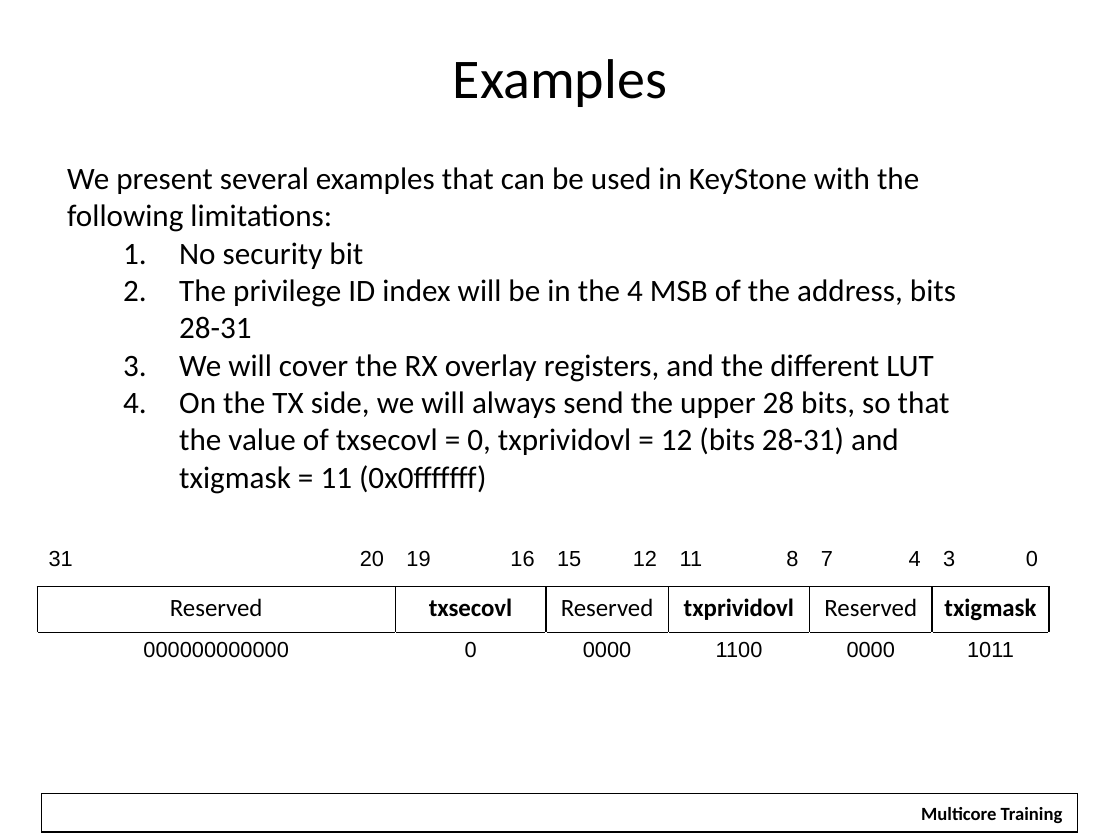
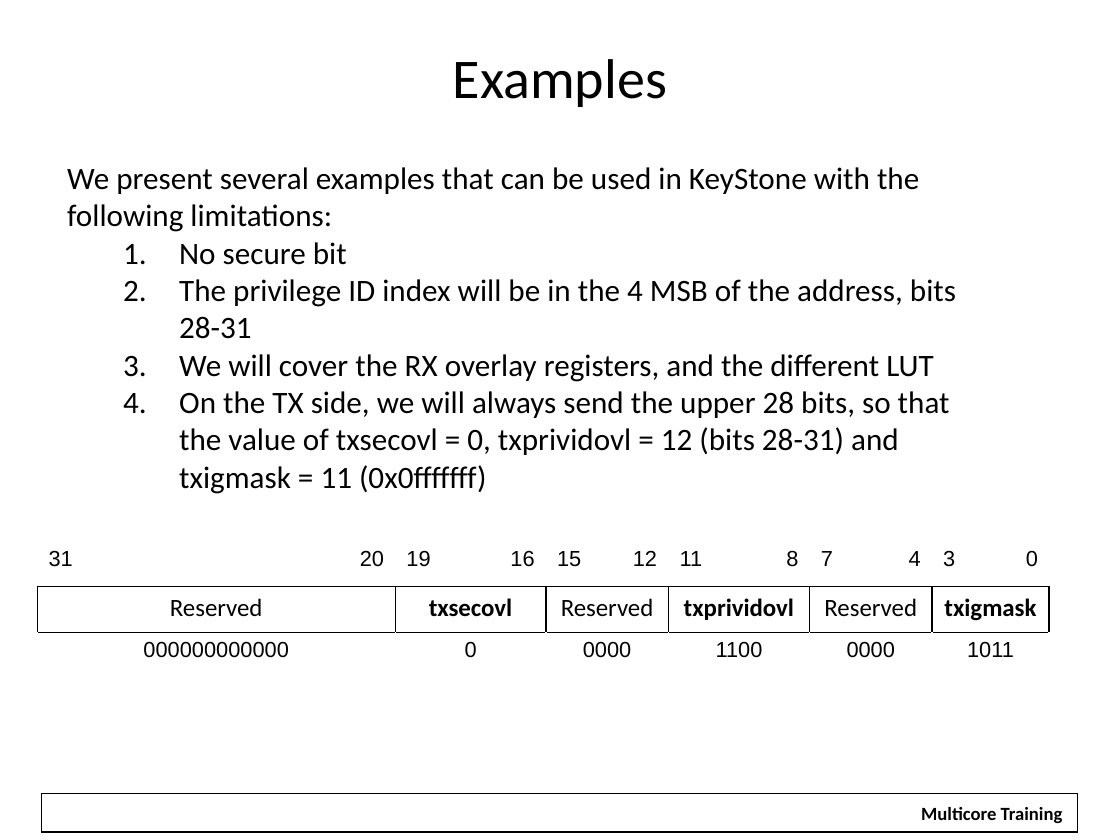
Before and after one commit to hari1989/keystone-workshop, a slide deck: slide 27 of slides/Intro to Hyperlink.pptx (slide 28 before the commit). Drawn at 1120x840 pixels with LibreOffice and Linux fonts; fonts in the diff are those of the drawing; background and template pictures are left out. Boxes give left, top, right and bottom in pixels: in the first picture for what was removed or moved away, otherwise in the second. Text is boxed around its words. In the diff, an @@ line names an element or a change of style, - is before the commit and + after.

```diff
--- a/slides/Intro to Hyperlink.pptx
+++ b/slides/Intro to Hyperlink.pptx
@@ text at (179,242,347,265): text changed @@
-  1. No security bit
+  1. No secure bit
```
Also in this commit, not shown: 20 other slides changed, 1 slide added, 2 slides removed.
